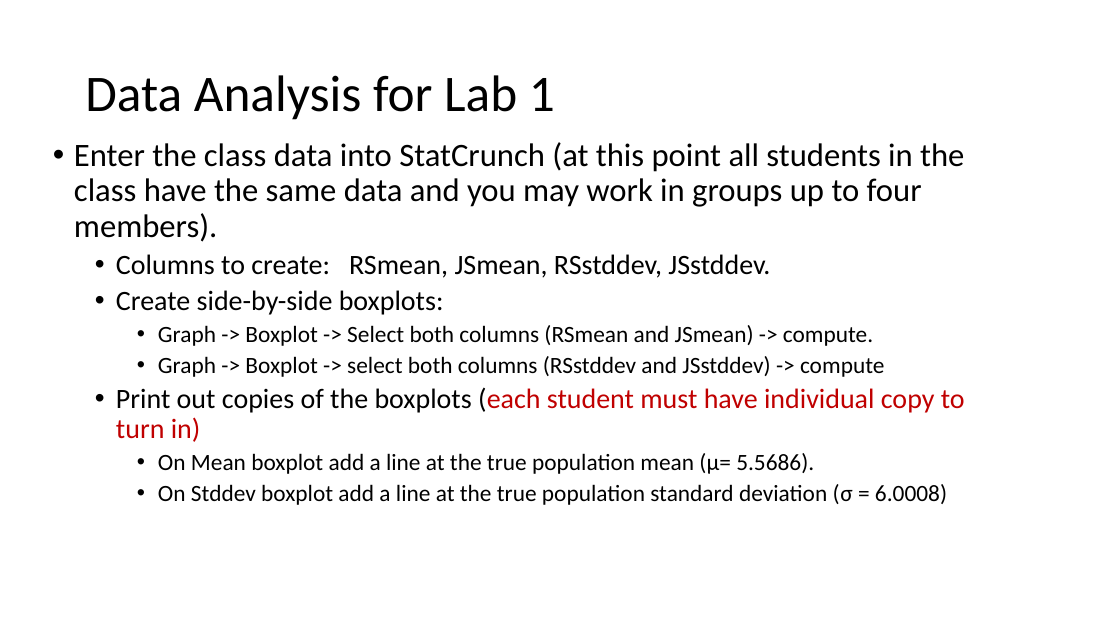
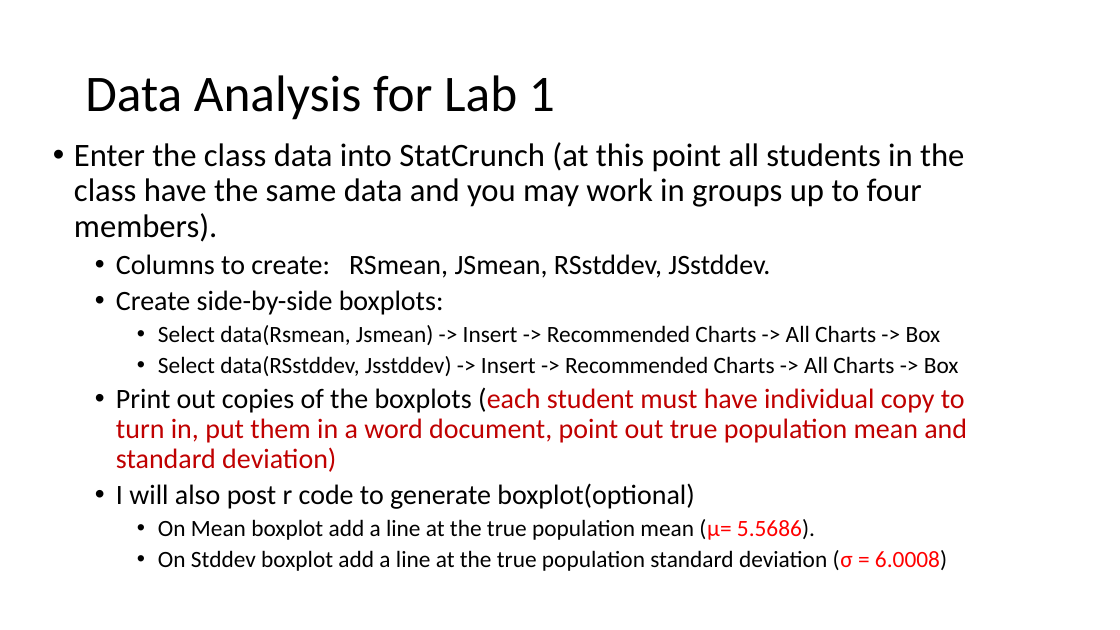
Before and after one commit to Shanlearning/Stat-201-teaching, a slide deck: slide 9 of Lab1/Lab 1.pptx (slide 10 before the commit). Drawn at 1120x630 pixels with LibreOffice and Linux fonts; fonts in the diff are those of the drawing. Boxes give left, top, right and bottom in pixels: in the first picture for what was removed or moved away, otherwise in the second. Text is boxed around its words. In the diff, an @@ line names an element or a change of style, - is before the commit and + after.

```diff
--- a/Lab1/Lab 1.pptx
+++ b/Lab1/Lab 1.pptx
@@ text at (x1=116, y1=325, x2=967, y2=509): text changed; size 20 to 24 pt @@
-    • Graph -> Boxplot -> Select both columns (RSmean and JSmean) -> compute.
-    • Graph -> Boxplot -> select both columns (RSstddev and JSstddev) -> compute
-  • Print out copies of the boxplots (each student must have individual copy to turn in)
+    • Select data(Rsmean, Jsmean) -> Insert -> Recommended Charts -> All Charts -> Box
+    • Select data(RSstddev, Jsstddev) -> Insert -> Recommended Charts -> All Charts -> Box
+  • Print out copies of the boxplots (each student must have individual copy to turn in, put them in a word document, point out true population mean and standard deviation)
+  • I will also post r code to generate boxplot(optional)
@@ text at (x1=158, y1=519, x2=947, y2=571): text colour #000000 to #FF0000 in "(µ= 5.5686).", "(σ = 6.0008)" @@
```
Also in this commit, not shown: 3 other slides changed, 1 slide removed, 3 other files.
